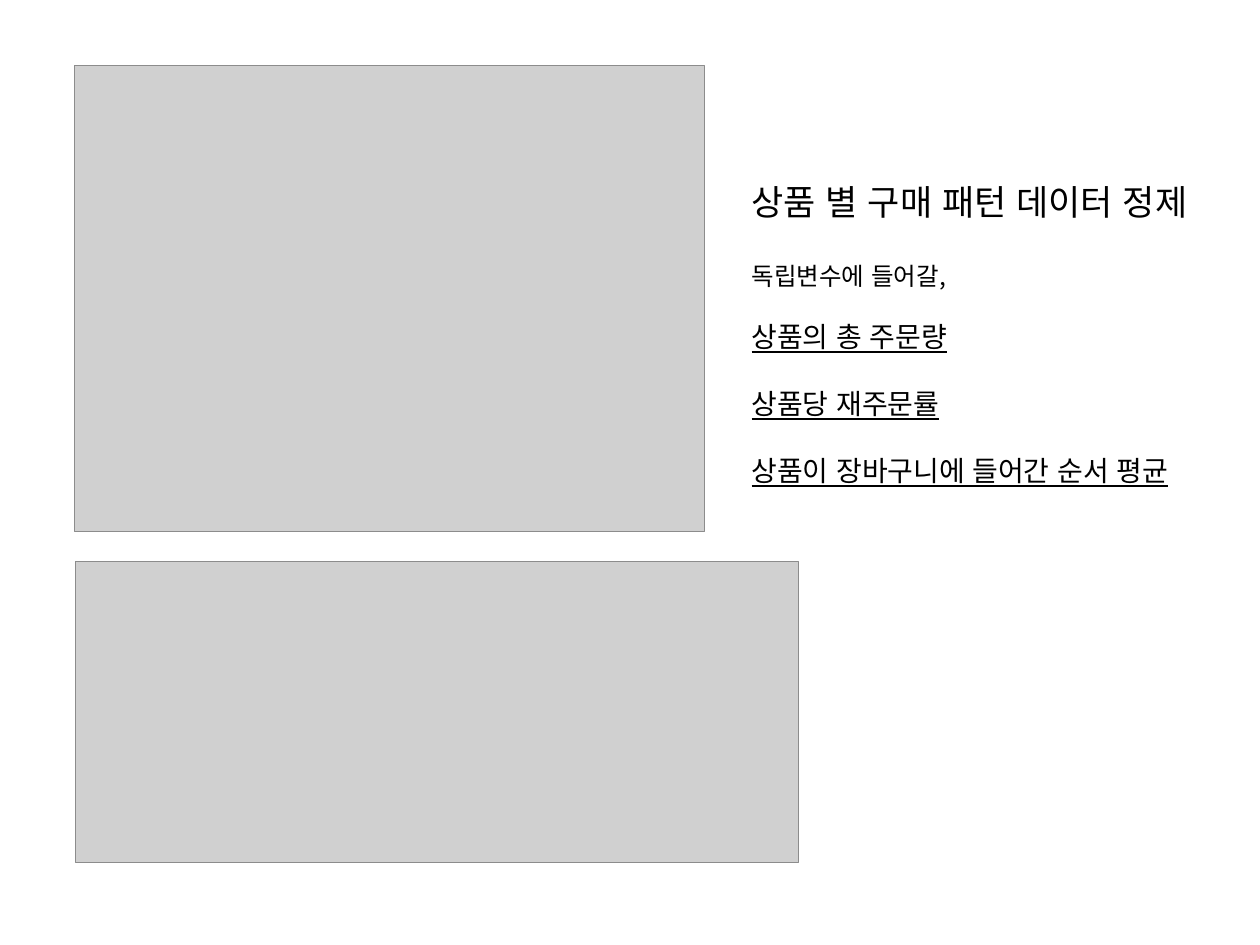
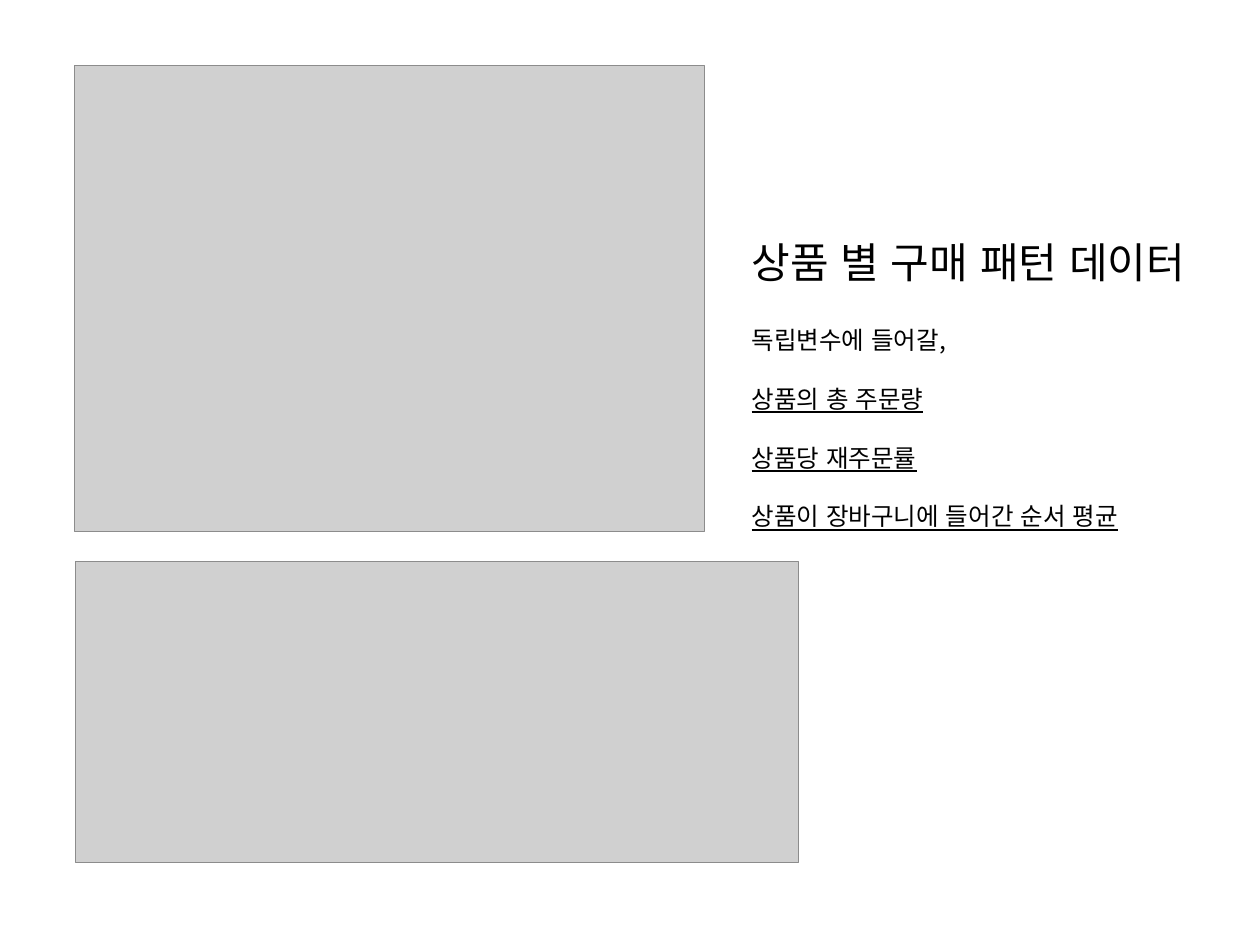
Before and after one commit to WasVelinn/1stPerSonalProjecT, a slide deck: slide 23 of 프레젠테이션1.pptx (slide 19 before the commit). Drawn at 1260x945 pixels with LibreOffice and Linux fonts; fonts in the diff are those of the drawing; grey boxes stand for pictures. Boxes give left, top, right and bottom in pixels: in the first picture for what was removed or moved away, otherwise in the second. Text is boxed around its words. In the diff, an @@ line names an element or a change of style, - is before the commit and + after.

```diff
--- a/프레젠테이션1.pptx
+++ b/프레젠테이션1.pptx
@@ text "상품 별 구매 패턴 데이터": place and size @@
-text "상품 별 구매 패턴 데이터" at [752, 186, 1188, 487]
+text "상품 별 구매 패턴 데이터" at [752, 243, 1185, 531]
@@ text at [752, 243, 1185, 282]: text changed; size 20 to 24 pt @@
-상품 별 구매 패턴 데이터 정제
+상품 별 구매 패턴 데이터
@@ text at [752, 387, 1117, 531]: size 16 to 14 pt in "상품의 총 주문량", "상품당 재주문률", "상품이 장바구니에 들어간 순서 평균" @@
```
Also in this commit, not shown: 16 other slides changed, 10 slides added, 1 slide removed, 3 other files.
